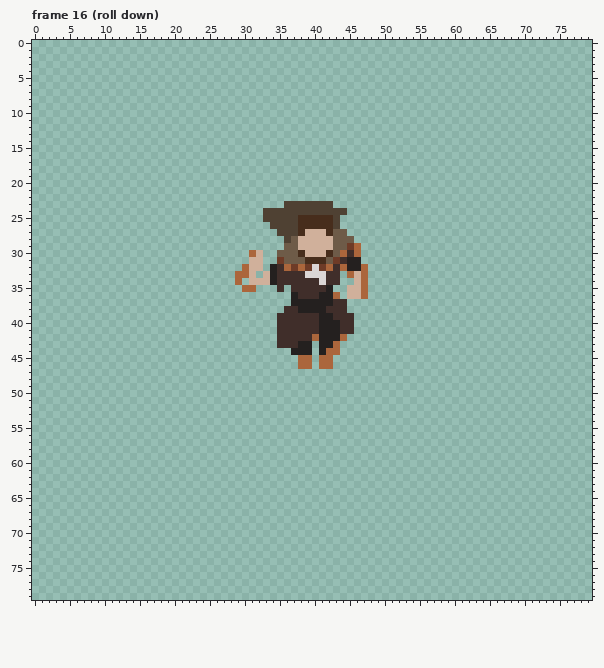
File history of a pixel-art file, Art/Kin Character.ase. The first picture shows the starting point.
80x80 pixels, 72 frames. Colours within 5 levels of each other are drawn and written as one. Shown: frame 16 (roll down). The commit also changed other frames, which this record leaves out.
And afterwards:
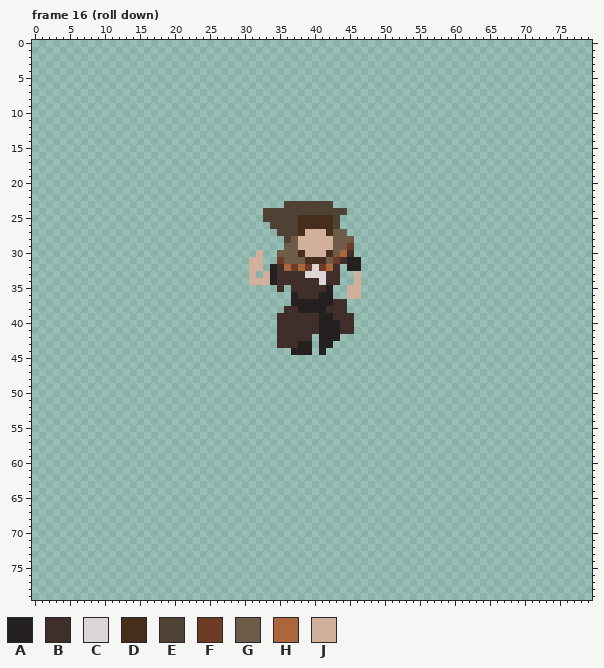
Palette (. is transparent): A #24201f  B #402e2a  C #dbd6d5  D #472d1c  E #4f4133  F #6e3b27  G #6e5b48  H #ab663c  J #d0b09b
What changed:
layer "skeleton" now hidden
Changed rows in their new state; - is an unchanged pixel.
Frame 16 (roll down):
first column x 29:
29 -----------------.-
30 --.--------------.-
32 -.-------------.--.
33 ..--------------.-.
34 .-----------------.
35 -..---------------.
36 --------------.---.
first column x 38:
42 --.---.
43 -----.-
44 ----..-
45 ..-..--
46 ..-..--
Changed places in both pictures, as pixel boxes (x1, y1, x2, y2):
erased: (333, 243, 368, 299)
erased: (235, 250, 256, 292)
erased: (298, 334, 347, 369)
